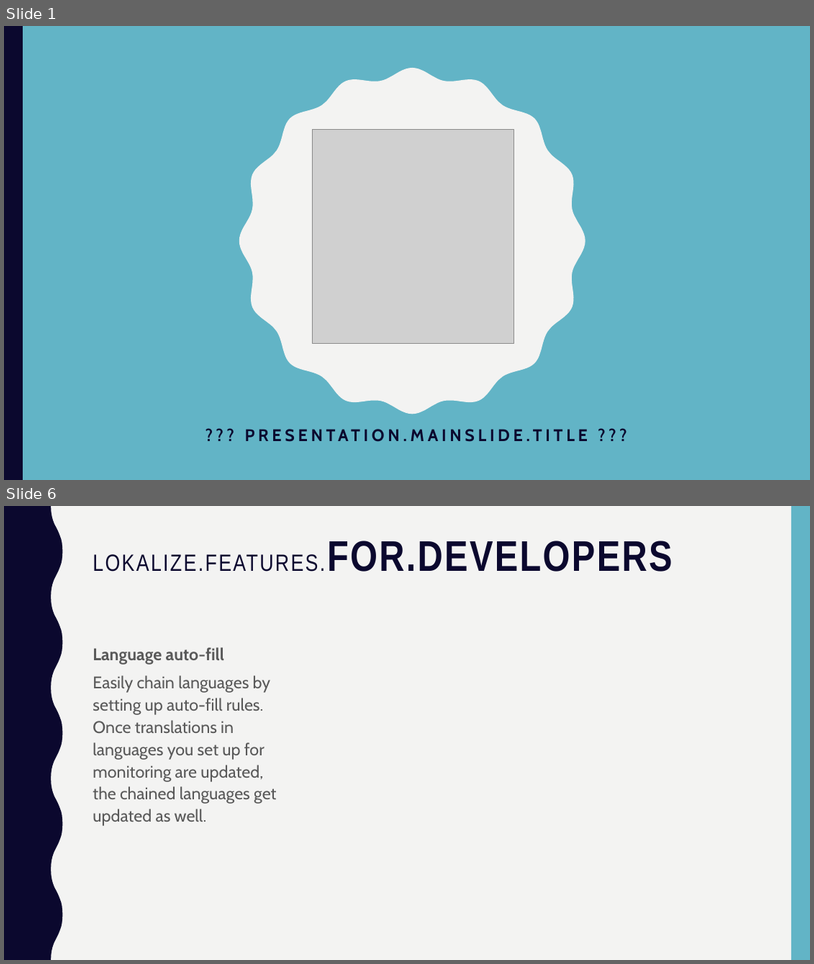
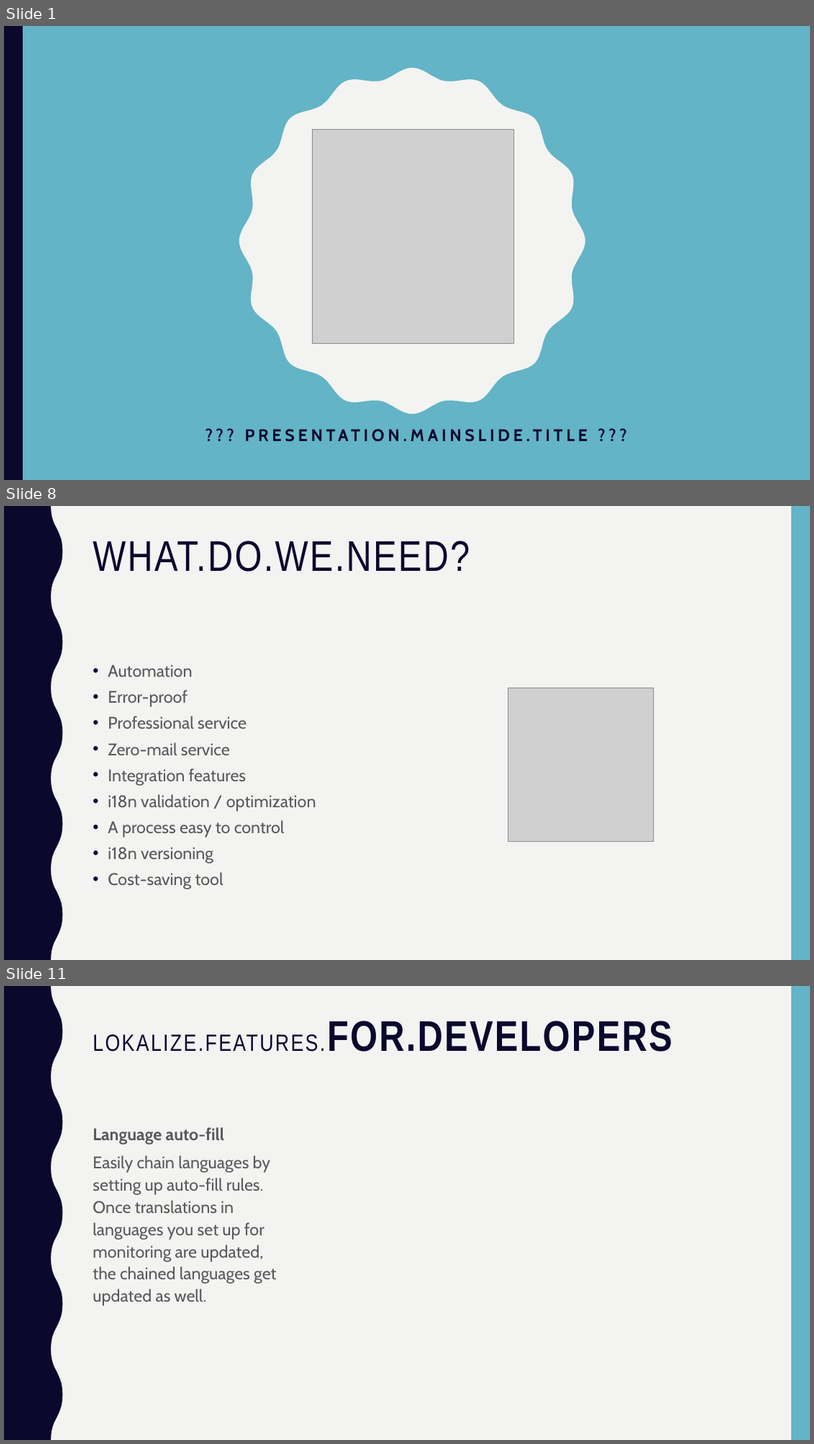
Before and after one commit to matteopelucco/lokalise, a slide deck: presentation/lokalise.pptx. Shown one above the other, each under a label of ours: slides 1 and 6 before the commit, slides 1, 8 and 11 after it; the slides between them are not shown. The pictures are 814x964 and 814x1444 pixels, drawn with LibreOffice and Linux fonts; fonts in the diff are those of the drawing; grey boxes stand for pictures. Boxes give left, top, right and bottom in pixels: in the first picture for what was removed or moved away, otherwise in the second. Text is boxed around its words. In the diff, an @@ line names an element or a change of style, - is before the commit and + after.

```diff
--- a/presentation/lokalise.pptx
+++ b/presentation/lokalise.pptx
@@ slide 8 added at [4,506,810,960], background #F3F3F2; not listed: 2 template elements that a slide beside it also shows @@
@@ title added at [93,541,470,572], 51 pt, text #0B082E @@
+WHAT.DO.WE.NEED?
@@ text added at [108,664,316,889], 20 pt, text #595959 @@
+• Automation
+• Error-proof
+• Professional service
+• Zero-mail service
+• Integration features
+• i18n validation / optimization
+• A process easy to control
+• i18n versioning
+• Cost-saving tool
@@ picture added at [509,687,653,841] @@
@@ what was slide 6 is now slide 11 @@
```
Also in this commit, not shown: 4 slides changed, 5 other slides added, 34 other files.
